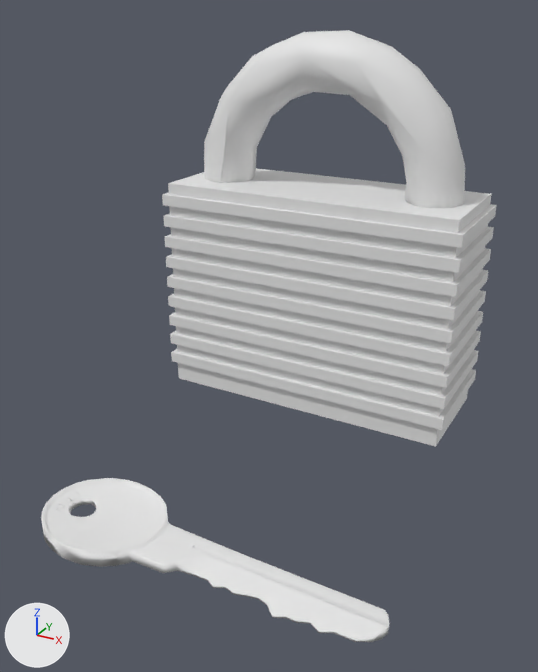
An edit to the FBX model Assets/Assets/Our assets/Candado y Llave.fbx, drawn before and after from the same camera.
One viewpoint serves both versions: a 50 mm camera at (5.5, -6.83, 3.53) aimed at (2.91, -2.13, 1.18). Every picture has the same lights, and +X, +Y and +Z are marked at lower left. Where no turn or scale is listed for an object, it has been applied to the vertices.

The older version as bpy lines, for what is in view:
```python
mat_material_003 = principled_material('Material.003')
mat_material_003.base_color = (0.8, 0.8, 0.8)  # white #e7e7e7
mat_material_004 = principled_material('Material.004')
mat_material_004.base_color = (0.8, 0.8, 0.8)  # white #e7e7e7
me_cylinder = bpy.data.meshes.new('Cylinder')
me_cylinder.from_pydata(...)  # 720 vertices, 1149 faces; spans x -0.5..2.27, y -0.44..0.43, z -0.08..0.07
me_cylinder.materials.append(mat_material_001)  # white #e7e7e7
me_torus = bpy.data.meshes.new('Torus')
me_torus.from_pydata(...)  # 416 vertices, 399 faces; spans x -1.54..1.31, y -0.41..0.69, z -1.45..1.92
# faces by material slot: [359, 36, 4]
me_torus.materials.append(mat_material_003)  # white #e7e7e7
me_torus.materials.append(mat_material_004)  # white #e7e7e7
me_torus.materials.append(mat_material_005)  # white #e7e7e7
ob_key = bpy.data.objects.new('Key', me_cylinder)
ob_key.location = (2.153, -3.338, -0.044)
ob_lock = bpy.data.objects.new('Lock', me_torus)
ob_lock.location = (2.808, -0.809, 1.451)
```
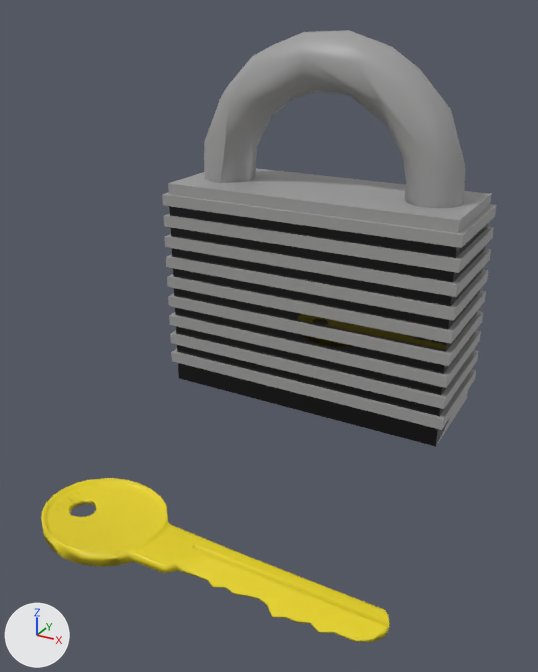
Where the change shows, as pixel boxes (x1, y1, x2, y2) in the pictures (538 x 672 px):
'Lock', recoloured
    both: (162, 30, 497, 447)
'Key', recoloured (white to yellow)
    both: (41, 478, 390, 642)

The change, as a list of edits to the scene's bpy script:
```text
Change mat_material_003:
    mat_material_003.base_color: (0.8, 0.8, 0.8) -> (0.35, 0.35, 0.35)  # white #e7e7e7 -> grey #a0a0a0
Change mat_material_004:
    mat_material_004.base_color: (0.8, 0.8, 0.8) -> (0.0, 0.0, 0.0)  # white #e7e7e7 -> black #000000
Add mat_material:
    mat_material = principled_material('Material')
    mat_material.base_color = (0.8, 0.647, 0.0114)  # yellow #e7d21c
Change me_cylinder:
    where me_cylinder.from_pydata(...)  # 720 vertices, 1149 faces; spans x -0.5..2.27, y -0.44..0.43, z -0.08..0.07
    remove me_cylinder.materials.append(mat_material_001)  # white #e7e7e7
    add me_cylinder.materials.append(mat_material)  # yellow #e7d21c
```
